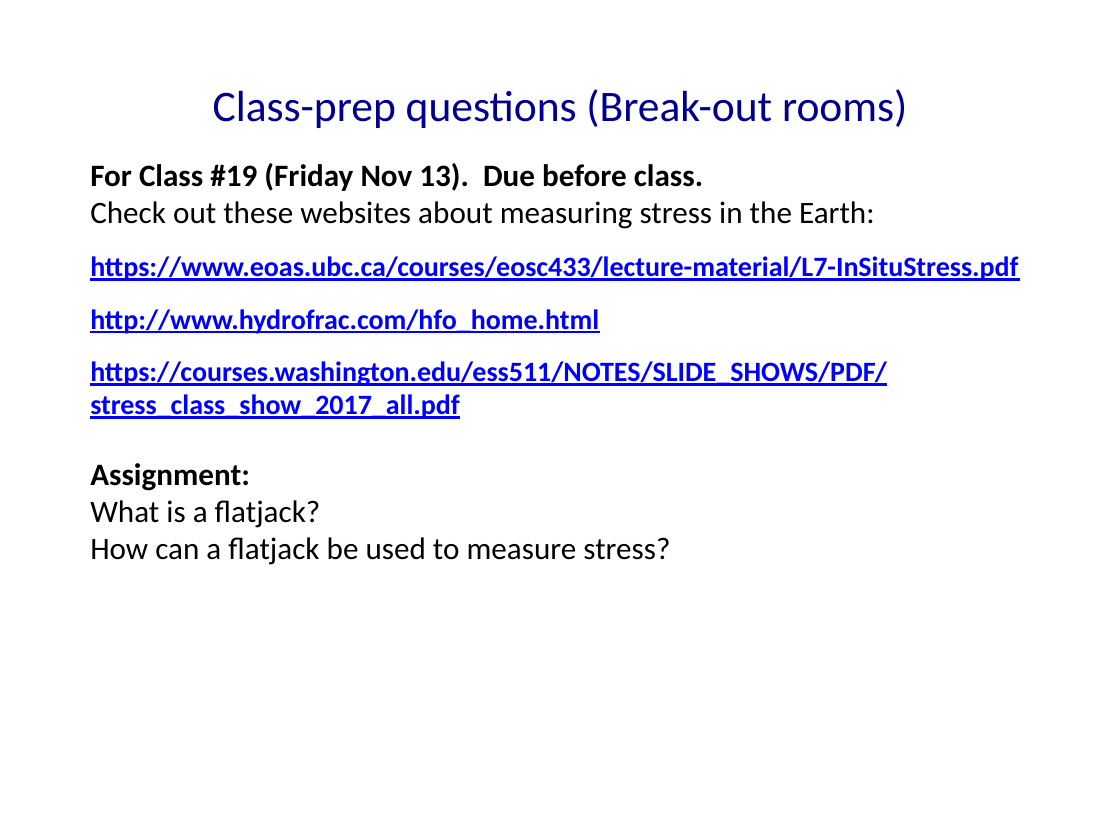
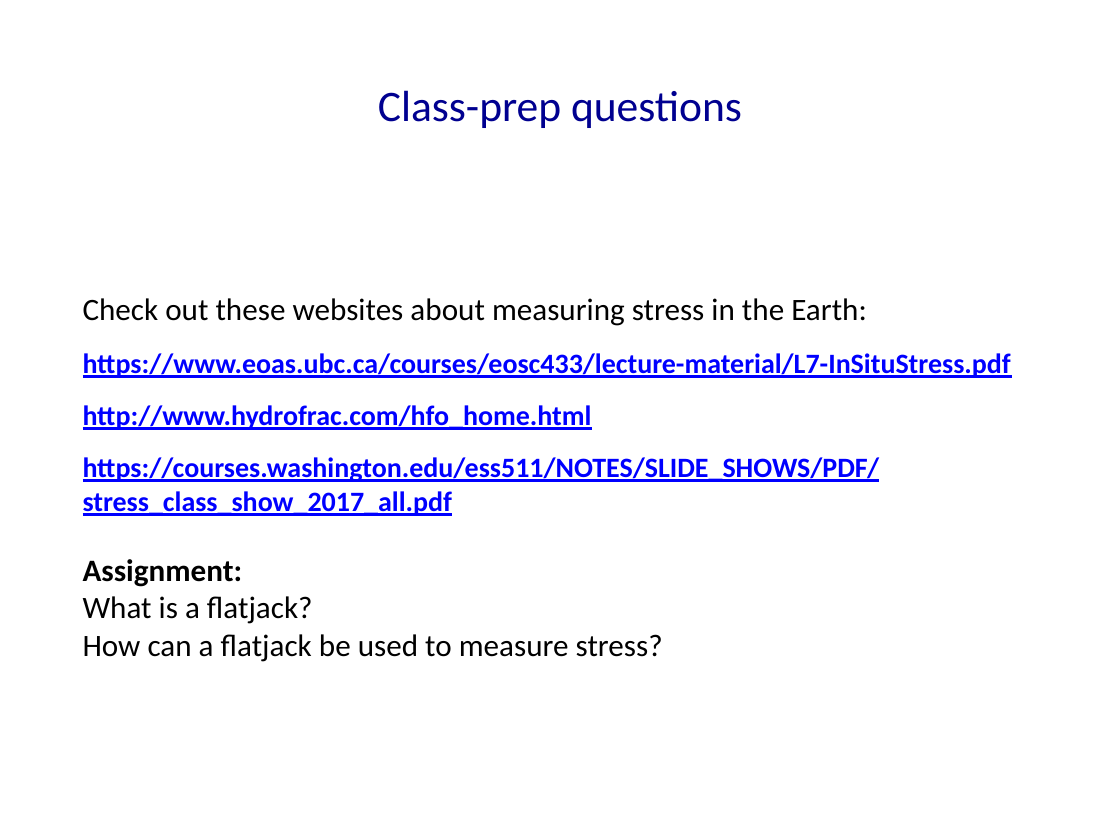
Before and after one commit to UW-geophysics-edu/ess-411-511, a slide deck: slide 3 of lectures/pptx/ESS411_511_Class_19.pptx (slide 12 before the commit). Drawn at 1120x840 pixels with LibreOffice and Linux fonts; fonts in the diff are those of the drawing. Boxes give left, top, right and bottom in pixels: in the first picture for what was removed or moved away, otherwise in the second. Text is boxed around its words. In the diff, an @@ line names an element or a change of style, - is before the commit and + after.

```diff
--- a/lectures/pptx/ESS411_511_Class_19.pptx
+++ b/lectures/pptx/ESS411_511_Class_19.pptx
@@ title at [378, 90, 742, 128]: text changed @@
-Class-prep questions (Break-out rooms)
+Class-prep questions
@@ text at [90, 163, 703, 191]: paragraph removed @@
-For Class #19 (Friday Nov 13). Due before class.
@@ text "Check out these websites about ...": place and size @@
-text "Check out these websites about ..." at [90, 163, 1018, 565]
+text "Check out these websites about ..." at [83, 298, 1011, 662]
```
Also in this commit, not shown: 1 slide added, 15 slides removed, 10 other files.
